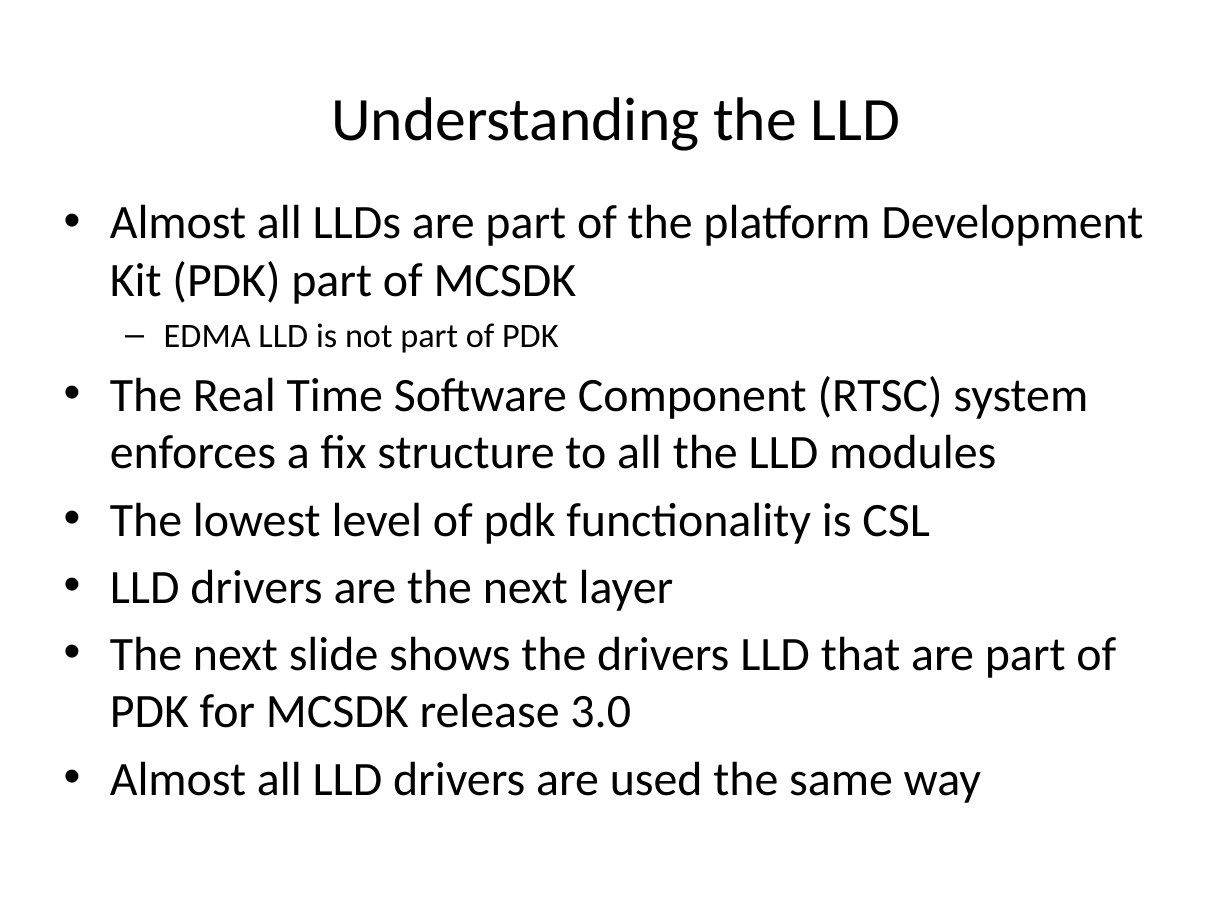
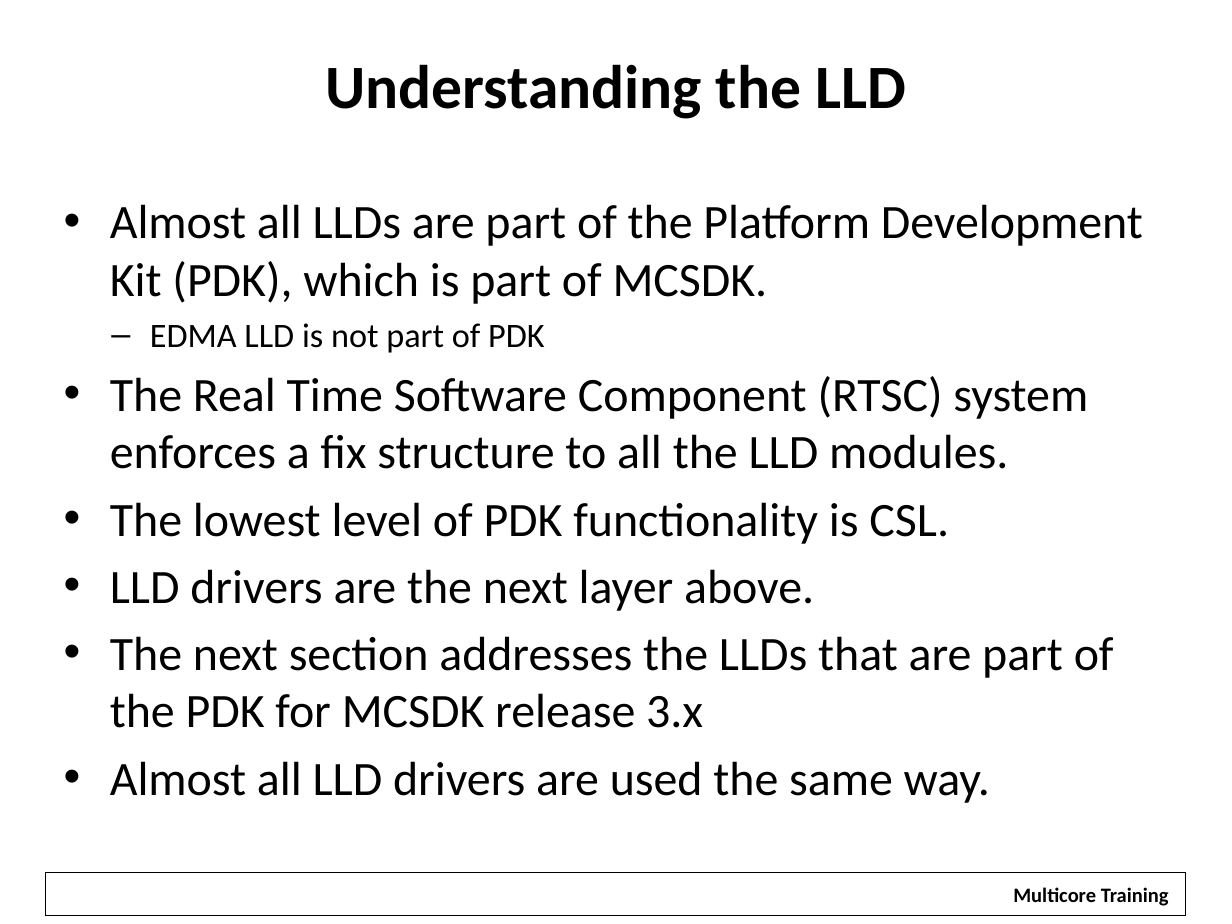
Before and after one commit to hari1989/keystone-workshop, a slide deck: slide 37 of preliminary/Working/presentations/KeyStone Peripherals Usage.pptx. Drawn at 1232x924 pixels with LibreOffice and Linux fonts; fonts in the diff are those of the drawing; background and template pictures are left out. Boxes give left, top, right and bottom in pixels: in the first picture for what was removed or moved away, otherwise in the second. Text is boxed around its words. In the diff, an @@ line names an element or a change of style, - is before the commit and + after.

```diff
--- a/preliminary/Working/presentations/KeyStone Peripherals Usage.pptx
+++ b/preliminary/Working/presentations/KeyStone Peripherals Usage.pptx
@@ title "Understanding the LLD" at <box>325,64,906,119</box>: bold on @@
@@ text at <box>110,204,1143,304</box>: text changed @@
-• Almost all LLDs are part of the platform Development Kit (PDK) part of MCSDK
+• Almost all LLDs are part of the Platform Development Kit (PDK), which is part of MCSDK.
@@ text at <box>150,323,545,353</box>: indent changed @@
@@ text at <box>110,376,1114,803</box>: text changed @@
-• The Real Time Software Component (RTSC) system enforces a fix structure to all the LLD modules
-• The lowest level of pdk functionality is CSL
-• LLD drivers are the next layer
-• The next slide shows the drivers LLD that are part of PDK for MCSDK release 3.0
-• Almost all LLD drivers are used the same way
+• The Real Time Software Component (RTSC) system enforces a fix structure to all the LLD modules.
+• The lowest level of PDK functionality is CSL.
+• LLD drivers are the next layer above.
+• The next section addresses the LLDs that are part of the PDK for MCSDK release 3.x
+• Almost all LLD drivers are used the same way.
@@ rectangle added at <box>46,872,1186,915</box>, outline #000000 0.75 pt @@
@@ rectangle added at <box>999,876,1181,913</box>, fill #FFFFFF, 12 pt, text #000000, bold @@
+Multicore Training
```
Also in this commit, not shown: 83 other slides changed, 8 slides added, 5 slides removed.
